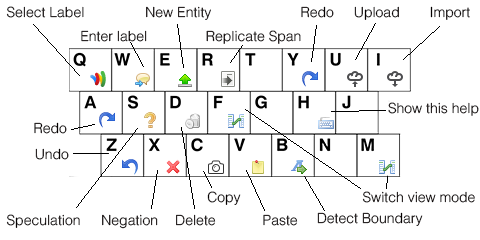
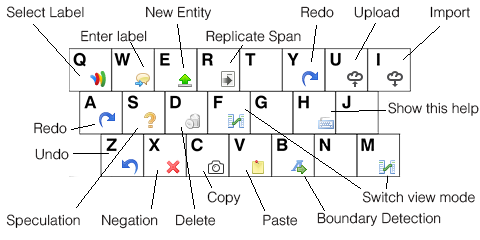
Layer changes from the first (480, 240) image to the second:
renamed "Detect Boundary" to "Boundary Detection", painted on it over [319,212,441,226]
